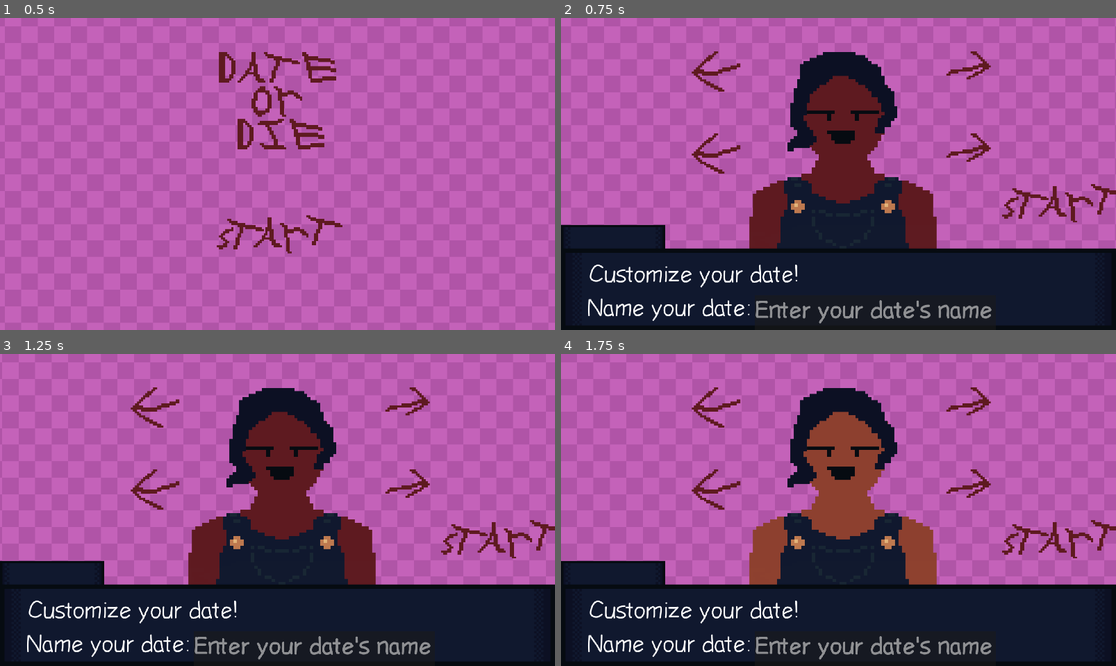
Above: before the commit, frames 1-4 (two rows, left to right).
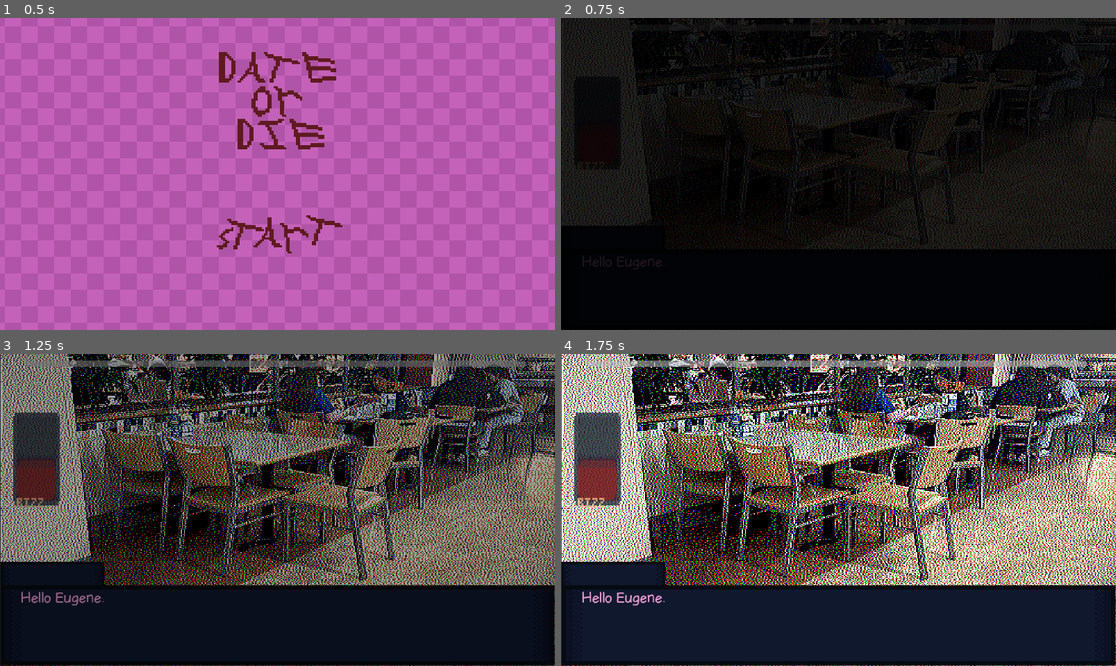
Above: after the commit, the same moments.

Repository: rose-thunder/gamejam
Game: Godot game, scene res://MainMenu.tscn
Two runs of this game, one before a commit and one after it. Both use one fixed random seed, a clock stepped at 60 frames per second and the inputs below.
Inputs (mouse positions are in pixels of both pictures, inside the frame that each line leads up to):
- Up to frame 1 (0.5 s): no input
- Up to frame 2 (0.75 s): click (838, 242) at 0.5 s
- Up to frame 3 (1.25 s): no input
- Up to frame 4 (1.75 s): click (993, 510) at 1.27 s

Frame 1 is identical in both runs. In frame 2, 95% of the frame differs, in the area x 0-100%, y 0-99%; in frame 3, 75%; in frame 4, 75%.

Commit message:
progress on bug fixing

Diff:
--- /dev/null
+++ b/game jam/RC.cfg
@@ -0,0 +1,5 @@
+[RC]
+
+name="bob"
+skin_tone=1
+hairstyle=0
--- a/game jam/characterCustomization.tscn
+++ b/game jam/characterCustomization.tscn
@@ -296,7 +296,7 @@
 [connection signal="pressed" from="right" to="right" method="_on_pressed"]
 [connection signal="pressed" from="left" to="." method="_on_left_pressed"]
 [connection signal="pressed" from="left" to="left" method="_on_pressed"]
-[connection signal="rc_name" from="textBox/TextEdit" to="Save" method="_on_text_edit_rc_name"]
+[connection signal="text_changed" from="textBox/TextEdit" to="Save" method="_on_text_edit_text_changed"]
 [connection signal="pressed" from="start" to="." method="_on_start_pressed"]
 [connection signal="pressed" from="start" to="start" method="_on_pressed"]
 [connection signal="animation_changed" from="RCSkin" to="Save" method="_on_rc_skin_animation_changed"]
--- a/game jam/character_customization.gd
+++ b/game jam/character_customization.gd
@@ -12,6 +12,10 @@
 # Called every frame. 'delta' is the elapsed time since the previous frame.
 func _process(delta: float) -> void:
 	var RCName = $textBox/TextEdit.text
+
+	Global.set("RC", RCName)
+	Global.set("index", index)
+	Global.set("index1", index1)
 
 	if index == 0:
 		$RCSkin.play("RC1")
@@ -49,9 +53,9 @@
 	pass
 
 func _on_start_pressed() -> void:
-	get_tree().change_scene_to_file("res://scenes/typing.tscn")
 	var save = Save.new()
 	save.save_game()
+	get_tree().change_scene_to_file("res://typingBackground.tscn")
 	pass # Replace with function body.
 
 
--- a/game jam/main_menu.gd
+++ b/game jam/main_menu.gd
@@ -1,5 +1,6 @@
 extends Node2D
 
+var save = Save.new()
 
 # Called when the node enters the scene tree for the first time.
 func _ready() -> void:
@@ -12,8 +13,9 @@
 
 
 func _on_texture_button_pressed() -> void:
-	if not FileAccess.file_exists("user://RC.cfg"):
+	if not FileAccess.file_exists("res://RC.cfg"):
 		get_tree().change_scene_to_file("res://characterCustomization.tscn")
 	else:
-		get_tree().change_scene_to_file("res://scenes/typing.tscn")
+		save.load_game()
+		get_tree().change_scene_to_file("res://typingBackground.tscn")
 	pass # Replace with function body.
--- a/game jam/name_input.gd
+++ b/game jam/name_input.gd
@@ -1,9 +1,10 @@
 extends TextEdit
-signal rc_name(text_set)
+#signal rc_name(text_entered)
 
 
 func _ready():
-	emit_signal("rc_name",text_set)
+	#emit_signal("rc_name",text_entered)
+	pass
 
 func _process(delta):
 	pass
--- a/game jam/project.godot
+++ b/game jam/project.godot
@@ -15,6 +15,10 @@
 config/features=PackedStringArray("4.3", "Forward Plus")
 config/icon="res://icon.svg"
 
+[autoload]
+
+Global="*res://global.gd"
+
 [display]
 
 window/size/viewport_width=1920
--- a/game jam/saveload.gd
+++ b/game jam/saveload.gd
@@ -1,22 +1,19 @@
 class_name Save
 extends Node
 
-var rc_name = ""
-var skin = 0
-var hair = 0
-
-@onready var skin_sprite = get_node("/root/Character/RCSkin")
-@onready var hair_sprite = get_node("/root/Character/RCHair")
-
+#@onready var skin_sprite = get_node("/root/Character/RCSkin")
+#@onready var hair_sprite = get_node("/root/Character/RCHair")
+#@onready var input_box = get_node("/root/Character/textBox/TextEdit")
 
 func save_game():
+
 	var config = ConfigFile.new()
 
-	#config.set_value("RC", "name", rc_name)
-	config.set_value("RC", "skin_tone", skin)
-	config.set_value("RC", "hairstyle", hair)
+	config.set_value("RC", "name", Global.get("RC"))
+	config.set_value("RC", "skin_tone", Global.get("index"))
+	config.set_value("RC", "hairstyle", Global.get("index1"))
 
-	config.save("user://RC.cfg")
+	config.save("res://RC.cfg")
 
 	print("Data Saved!")
 	pass
@@ -25,7 +22,7 @@
 	var rc_data = {}
 	var config = ConfigFile.new()
 
-	var err = config.load("user://RC.cfg")
+	var err = config.load("res://RC.cfg")
 
 	if err != OK:
 		return
@@ -37,33 +34,30 @@
 		rc_data[load_name] = [load_skin, load_hair]
 
 	print("Data Loaded!")
-	pass
+	return rc_data
 
 
-func _on_text_edit_rc_name(text_set):
-	rc_name = text_set
-	pass
+#func _on_rc_skin_animation_changed():
+#	if skin_sprite.animation == "RC1":
+#		skin = 0
+#	elif skin_sprite.animation == "RC2":
+#		skin = 1
+#	elif skin_sprite.animation == "RC3":
+#		skin = 2
+#	elif skin_sprite.animation == "RC4":
+#		skin = 3
 
 
-func _on_rc_skin_animation_changed():
-	if skin_sprite.animation == "RC1":
-		skin = 0
-	elif skin_sprite.animation == "RC2":
-		skin = 1
-	elif skin_sprite.animation == "RC3":
-		skin = 2
-	elif skin_sprite.animation == "RC4":
-		skin = 3
-	pass
+#unc _on_rc_hair_animation_changed():
+#	if hair_sprite.animation == "Cassidy":
+#		hair = 0
+#	elif hair_sprite.animation == "Elli":
+#		hair = 1
+#	elif hair_sprite.animation == "Jack":
+#		hair = 2
+#	elif hair_sprite.animation == "Renee":
+#		hair = 3
 
 
-func _on_rc_hair_animation_changed():
-	if hair_sprite.animation == "Cassidy":
-		hair = 0
-	elif hair_sprite.animation == "Elli":
-		hair = 1
-	elif hair_sprite.animation == "Jack":
-		hair = 2
-	elif hair_sprite.animation == "Renee":
-		hair = 3
-	pass
+#func _on_text_edit_text_changed():
+#	rc_name = input_box.text
--- a/game jam/texture_button.gd
+++ b/game jam/texture_button.gd
@@ -14,5 +14,5 @@
 var rc1 = load("res://assets/RC/rc overalls skin tone 4.png")
 
 func _on_pressed() -> void:
-
+	pass
 	#prite.texture = rc_1
--- a/game jam/typing.gd
+++ b/game jam/typing.gd
@@ -1,5 +1,6 @@
 extends Node2D
-var RC_name = 'Jebediah'
+
+var RC_name = Global.get("RC")
 var timer = 30
 var rizz = 50
 var faded = 1
@@ -38,7 +39,7 @@
 var text_list_three = []
 var the_script = [text_list_one,text_list_two,text_list_three]
 var now_list = 0
-var text_index = 29
+var text_index = 0
 var typeable = false
 var minute_time = 5
 var once_please = false
@@ -48,6 +49,8 @@
 	pass
 
 func _process(delta):
+	Global.get("index")
+	Global.get("index1")
 	$scene.text = str(now_list)
 	if text_index > len(the_script[now_list])-2:
 		$fade.play("fadein")
--- a/game jam/typingBackground.tscn
+++ b/game jam/typingBackground.tscn
@@ -1,28 +1,16 @@
-[gd_scene load_steps=10 format=3 uid="uid://bxrti83d7ghuv"]
+[gd_scene load_steps=7 format=3 uid="uid://bxrti83d7ghuv"]
 
 [ext_resource type="Script" path="res://typing_background.gd" id="1_xde4j"]
-[ext_resource type="Texture2D" uid="uid://sn0nbrr0r2cd" path="res://assets/dithered-image.png" id="2_mn0wn"]
 [ext_resource type="PackedScene" uid="uid://dmc0q5fqvb1ro" path="res://scenes/typing.tscn" id="2_oqss7"]
-[ext_resource type="Texture2D" uid="uid://b6ve8ri0qc2cg" path="res://assets/dithered-image-2.png" id="3_y20gh"]
-[ext_resource type="Texture2D" uid="uid://dxg3dqcc0ej80" path="res://assets/dithered-image-3.png" id="4_v2l5y"]
-
-[sub_resource type="AtlasTexture" id="AtlasTexture_427h2"]
-atlas = ExtResource("2_mn0wn")
-region = Rect2(0, 0, 500, 312)
-
-[sub_resource type="AtlasTexture" id="AtlasTexture_cyva2"]
-atlas = ExtResource("3_y20gh")
-region = Rect2(0, 0, 500, 329)
-
-[sub_resource type="AtlasTexture" id="AtlasTexture_1hss2"]
-atlas = ExtResource("4_v2l5y")
-region = Rect2(0, 0, 500, 666)
+[ext_resource type="Texture2D" uid="uid://cyp4slb0o73qt" path="res://assets/ditheredAquarium.png" id="3_2hag3"]
+[ext_resource type="Texture2D" uid="uid://c2plid7i5wt1d" path="res://assets/ditheredArcade1.png" id="4_og1f1"]
+[ext_resource type="Texture2D" uid="uid://c3xhqn41q2tmv" path="res://assets/ditheredUnion1.png" id="5_khp4m"]
 
 [sub_resource type="SpriteFrames" id="SpriteFrames_yfbjm"]
 animations = [{
 "frames": [{
 "duration": 1.0,
-"texture": SubResource("AtlasTexture_427h2")
+"texture": ExtResource("3_2hag3")
 }],
 "loop": true,
 "name": &"aquarium",
@@ -30,7 +18,7 @@
 }, {
 "frames": [{
 "duration": 1.0,
-"texture": SubResource("AtlasTexture_cyva2")
+"texture": ExtResource("4_og1f1")
 }],
 "loop": true,
 "name": &"arcade",
@@ -38,7 +26,7 @@
 }, {
 "frames": [{
 "duration": 1.0,
-"texture": SubResource("AtlasTexture_1hss2")
+"texture": ExtResource("5_khp4m")
 }],
 "loop": true,
 "name": &"union",
Not shown: 1 places in game jam/MainMenu.tscn that only renumber resources
Not shown, added: game jam/assets/arrow_left.png.import
Not shown, added: game jam/assets/arrow_right.png.import
Not shown, added: game jam/assets/blackScreen.jpeg.import
Not shown, added: game jam/assets/checkerboard.png.import
Not shown, added: game jam/assets/date or die theme.wav.import
Not shown, added: game jam/assets/date or die.png.import
Not shown, added: game jam/assets/dithered-image-2.png.import
Not shown, added: game jam/assets/dithered-image-3.png.import
Not shown, added: game jam/assets/dithered-image.png.import
Not shown, added: game jam/assets/ditheredAquarium.png.import
Not shown, added: game jam/assets/ditheredArcade1.png.import
(and 11 more such lines)
